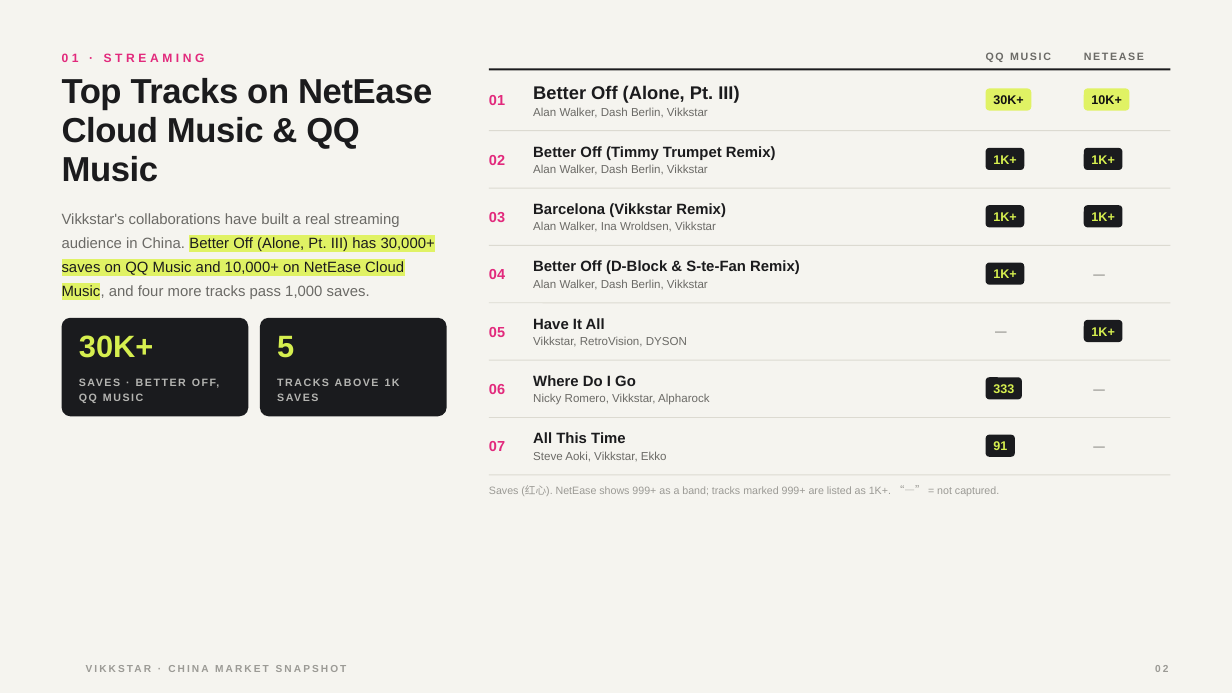
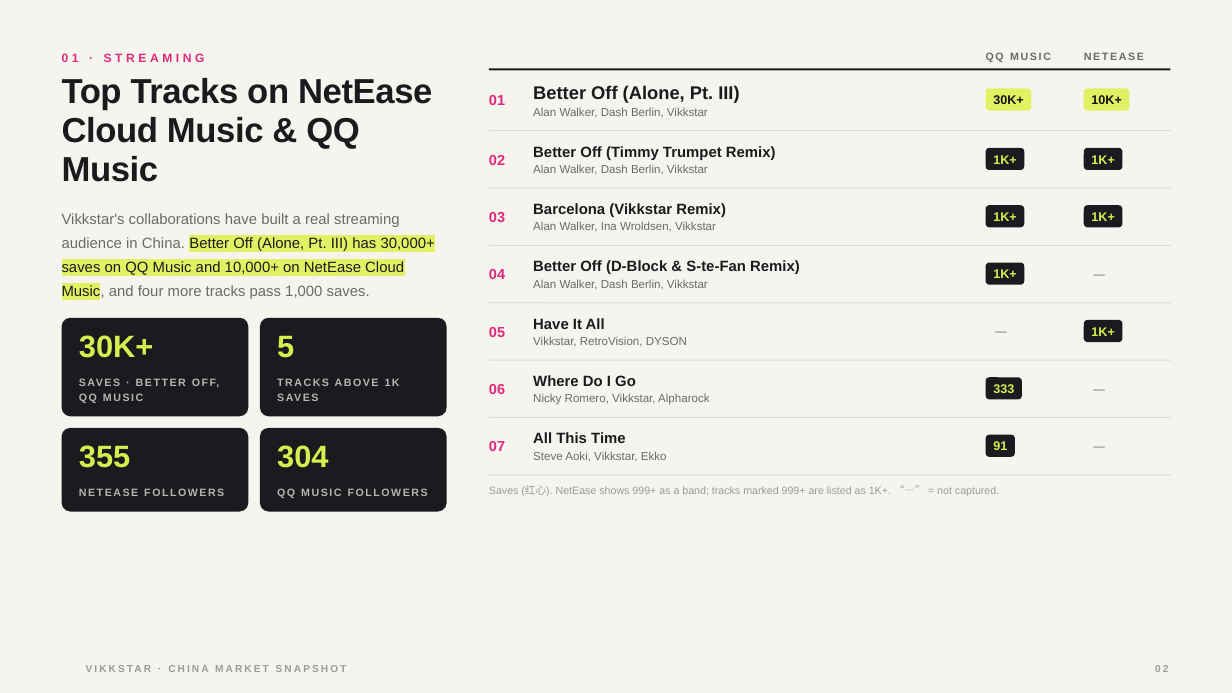
Before and after one commit to ala74noob-cloud/lumigithub, a slide deck: slide 2 of vikkstar-china-report/Vikkstar_China_Market_Snapshot.pptx. Drawn at 1232x693 pixels with LibreOffice and Linux fonts; fonts in the diff are those of the drawing; background and template pictures are left out. Boxes give left, top, right and bottom in pixels: in the first picture for what was removed or moved away, otherwise in the second. Text is boxed around its words. In the diff, an @@ line names an element or a change of style, - is before the commit and + after.

```diff
--- a/vikkstar-china-report/Vikkstar_China_Market_Snapshot.pptx
+++ b/vikkstar-china-report/Vikkstar_China_Market_Snapshot.pptx
@@ rounded rectangle added at <box>62,428,249,512</box>, fill #1A1B1E @@
@@ text added at <box>79,445,130,468</box>, 24 pt, text #D6EF4F, bold @@
+355
@@ rounded rectangle added at <box>260,428,446,512</box>, fill #1A1B1E @@
@@ text added at <box>277,445,328,468</box>, 24 pt, text #D6EF4F, bold @@
+304
@@ text added at <box>79,488,224,496</box>, 8.3 pt, text #B4B4B1, bold @@
+NETEASE FOLLOWERS
@@ text added at <box>277,488,428,498</box>, 8.3 pt, text #B4B4B1, bold @@
+QQ MUSIC FOLLOWERS
```
Also in this commit, not shown: 2 other files.
